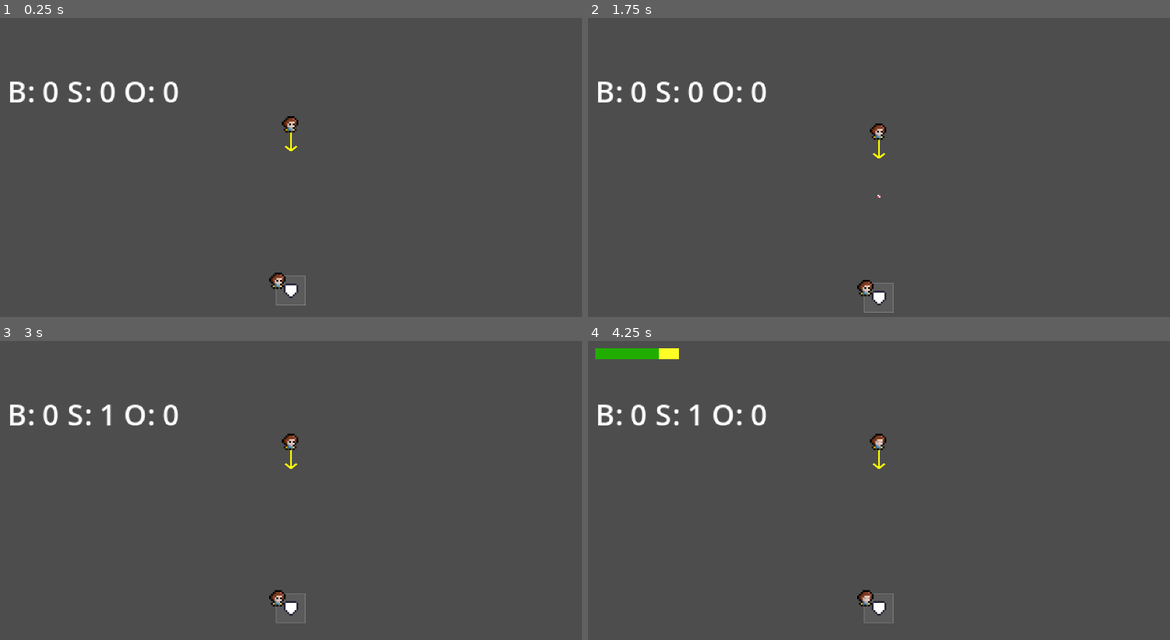
Above: before the commit, frames 1-4 (two rows, left to right).
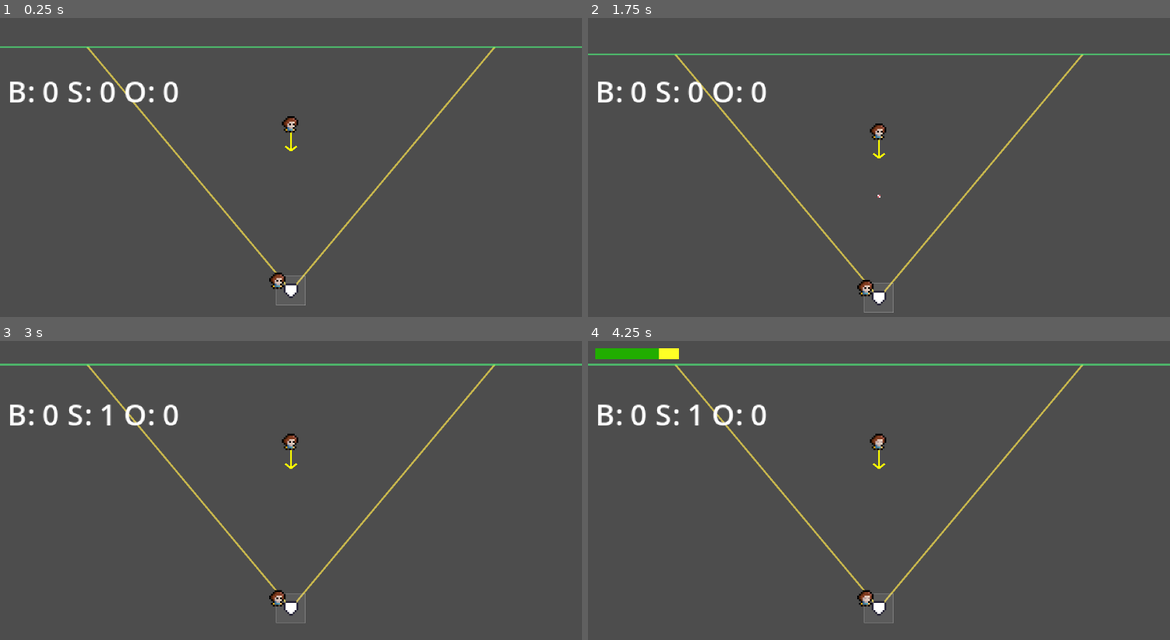
Above: after the commit, the same moments.

Repository: LunchBoxValley/base_quest
Game: Godot game, scene res://scenes/main/main.tscn
Same seed, same stepped clock (60 frames per second), same inputs: the game is played once before the commit and once after it.
Inputs:
- Up to frame 1 (0.25 s): no input
- Up to frame 2 (1.75 s): tap Enter (pitch) at 0.5, 0.6, 1.55 s; tap X (swing) at 0.8, 1.35 s; tap Space at 1.25 s
- Up to frame 3 (3 s): tap Left (aim_left) at 2.1 s; tap X (swing) at 2.3 s; tap Right (aim_right) at 2.85 s
- Up to frame 4 (4.25 s): tap Enter (pitch) at 3.05, 3.6 s; tap X (swing) at 3.8 s

The runs differ from the first frame. In frame 1, 1.2% of the frame differs, in the area x 0-100%, y 9-90%; in frame 2, 1.2%; in frame 3, 1.5%, in the area x 0-100%, y 7-88%; in frame 4, 1.5%.

Commit message:
update 09
working on field  batting, and hud

Diff:
--- a/UI/umpire_hud.gd
+++ b/UI/umpire_hud.gd
@@ -1,8 +1,10 @@
+# res://ui/UmpireHUD.gd
 extends Control
 class_name UmpireHUD
 
 @export var home_plate_path: NodePath
-@export var batter_path: NodePath        # ← NEW: drag your Batter node here
+@export var batter_path: NodePath
+@export var field_path: NodePath                 # NEW: wire to Field (FieldJudge)
 @export var call_flash_time: float = 0.7
 @export var anchor_corner: int = Control.PRESET_TOP_LEFT
 @export var anchor_offset: Vector2 = Vector2(4, 4)
@@ -28,7 +30,8 @@
 
 	lbl_call.text = ""
 	_wire_plate()
-	_wire_batter()  # ← NEW
+	_wire_batter()
+	_wire_field()   # NEW
 	_render()
 
 	if not timer.timeout.is_connected(_on_call_timer_timeout):
@@ -36,9 +39,7 @@
 
 func _wire_plate() -> void:
 	var plate := get_node_or_null(home_plate_path)
-	if plate == null:
-		push_warning("[UmpireHUD] home_plate_path not set.")
-		return
+	if plate == null: return
 	if not plate.called_strike.is_connected(_on_called_strike):
 		plate.called_strike.connect(_on_called_strike)
 	if not plate.called_ball.is_connected(_on_called_ball):
@@ -46,14 +47,30 @@
 
 func _wire_batter() -> void:
 	var bat := get_node_or_null(batter_path)
-	if bat == null:
-		push_warning("[UmpireHUD] batter_path not set (HIT! flash will be skipped).")
-		return
+	if bat == null: return
 	if bat.has_signal("hit") and not bat.hit.is_connected(_on_batter_hit):
 		bat.hit.connect(_on_batter_hit)
 
+func _wire_field() -> void:
+	var field := get_node_or_null(field_path)
+	if field == null: return
+	if field.has_signal("foul_ball") and not field.foul_ball.is_connected(_on_foul_ball):
+		field.foul_ball.connect(_on_foul_ball)
+	if field.has_signal("home_run") and not field.home_run.is_connected(_on_home_run):
+		field.home_run.connect(_on_home_run)
+
 func _on_batter_hit() -> void:
-	_flash_call("HIT!")   # doesn’t change counts; just a hype call
+	_flash_call("HIT!")
+
+func _on_foul_ball() -> void:
+	# Foul = strike unless already 2
+	if strikes < 2:
+		strikes += 1
+		_render()
+	_flash_call("FOUL")
+
+func _on_home_run() -> void:
+	_flash_call("HOME RUN!")
 
 func _on_called_strike() -> void:
 	strikes += 1
--- a/entities/batter/batter.gd
+++ b/entities/batter/batter.gd
@@ -1,23 +1,21 @@
+# res://entities/batter.gd
 extends Node2D
 class_name Batter
 
 signal hit
 
 @export var home_plate_path: NodePath
-@export var swing_window: float = 0.12       # seconds the bat is “hot”
-@export var sweet_spot_phase: float = 0.5    # 0..1 inside the window (0=start, 1=end)
-@export var sweet_width: float = 0.30        # how wide around sweet_spot_phase counts as “good”
+@export var swing_window: float = 0.12
+@export var sweet_spot_phase: float = 0.5
+@export var sweet_width: float = 0.30
 @export var hit_radius_px: float = 8.0
-@export var contact_speed: float = 260.0     # base exit velocity
-@export var timing_side_gain: float = 0.6    # early pulls left, late pushes right
-@export var spray_random: float = 0.15       # extra horizontal spray on bad timing
-
-# Simple “stat” for now; later swap for a real player struct
-@export var power_stat: float = 1.0          # 0.7 (weak) .. 1.3 (slugger)
-
+@export var contact_speed: float = 260.0
+@export var timing_side_gain: float = 0.6
+@export var spray_random: float = 0.15
+@export var power_stat: float = 1.0
 @export var bat_offset: Vector2 = Vector2(0, -2)
 
-@onready var sprite: AnimatedSprite2D= $Sprite
+@onready var sprite: AnimatedSprite2D = $Sprite
 var _plate: Node2D
 var _swing_t: float = 0.0
 var _did_contact: bool = false
@@ -64,39 +62,34 @@
 			break
 
 func _on_contact(ball: Ball, hitpos: Vector2) -> void:
-	# Timing phase inside the swing window: 0=start, 1=end
 	var phase = 1.0 - clamp(_swing_t / max(0.0001, swing_window), 0.0, 1.0)
 	var offset = phase - sweet_spot_phase
 	var norm = clamp(abs(offset) / max(0.0001, sweet_width), 0.0, 1.0)
-	var timing_quality = 1.0 - norm  # 1 = perfect, 0 = terrible
+	var timing_quality = 1.0 - norm
 
-	# Horizontal bias: early (offset<0) pulls left, late pushes right
 	var side_bias = clamp(offset / max(0.0001, sweet_width), -1.0, 1.0) * timing_side_gain
-
-	# Where on the plate we hit also nudges left/right
 	var plate_x := (_plate.global_position.x if is_instance_valid(_plate) else global_position.x)
 	var point_bias = clamp((hitpos.x - plate_x) / 12.0, -1.0, 1.0)
-
-	# Add a bit of random spray if timing is bad
 	var spray = randf_range(-spray_random, spray_random) * (1.0 - timing_quality)
 
 	var dx = clamp(point_bias + side_bias + spray, -1.0, 1.0)
-	var up = lerp(0.6, 1.0, timing_quality)  # bad timing = flatter, perfect = steeper up
+	var up = lerp(0.6, 1.0, timing_quality)
 	var dir := Vector2(dx * 0.6, -up).normalized()
 
-	# Speed scales with timing + power stat
 	var spd = contact_speed * lerp(0.7, 1.3, timing_quality) * clamp(power_stat, 0.5, 1.6)
 	ball.deflect(dir, spd)
-
-	# Let the ball stay around longer on great contact
 	ball.max_travel = max(ball.max_travel, 260.0 + 120.0 * timing_quality * clamp(power_stat, 0.5, 1.6))
 
-	# Juice: tiny camera kick
 	var cam := get_tree().get_first_node_in_group("game_camera")
 	if cam and cam.has_method("kick"):
 		cam.kick(2.0, 0.12)
 
 	hit.emit()
+
+	# NEW: hand the ball to the FieldJudge so it can call FOUL / HR
+	var judge := get_tree().get_first_node_in_group("field_judge")
+	if judge and judge.has_method("track_batted_ball"):
+		judge.track_batted_ball(ball)
 
 func _play_swing_pose() -> void:
 	if sprite:
--- a/scenes/main/camera_2d.gd
+++ b/scenes/main/camera_2d.gd
@@ -3,16 +3,17 @@
 class_name GameCamera
 
 @export var default_target_path: NodePath      # usually ../Entities/Pitcher
+@export var field_path: NodePath               # Field node (with FieldJudge)
 @export var follow_lerp_speed: float = 10.0
 
-# Pre-pitch framing: place pitcher at 1/3 from top, centered X
+# Pre-pitch framing: pitcher 1/3 from top, centered X
 @export var default_x_ratio: float = 0.5
 @export var default_y_ratio: float = 1.0 / 3.0
 
 var _target: Node2D
 var _use_offset: bool = true   # true = offset framing (pitcher), false = center (ball)
 
-# Tiny camera kick (microshake) for juice
+# Tiny camera kick (microshake)
 var _kick_offset := Vector2.ZERO
 var _kick_time := 0.0
 var _kick_len := 0.0
@@ -20,7 +21,18 @@
 func _ready() -> void:
 	enabled = true
 	add_to_group("game_camera")
-	follow_default(true)  # snap to pitcher offset on boot
+	_apply_field_limits()
+	follow_default(true)
+
+func _apply_field_limits() -> void:
+	var field := get_node_or_null(field_path)
+	if field and field.has_method("get_world_bounds"):
+		var r: Rect2 = field.get_world_bounds()
+		limit_left = int(r.position.x)
+		limit_top = int(r.position.y)
+		limit_right = int(r.position.x + r.size.x)
+		limit_bottom = int(r.position.y + r.size.y)
+		limit_smoothed = true
 
 func follow_default(snap: bool = false) -> void:
 	_use_offset = true
@@ -34,7 +46,7 @@
 func follow_target(node: Node2D, snap: bool = false) -> void:
 	if node == null:
 		return
-	_use_offset = false  # center on ball while pitching
+	_use_offset = false  # center on ball while pitching/hit
 	_target = node
 	if snap:
 		global_position = _desired_cam_pos_for(_target.global_position, false)
@@ -50,7 +62,7 @@
 	var desired := _desired_cam_pos_for(_target.global_position, _use_offset)
 	if _kick_time > 0.0:
 		_kick_time -= delta
-		var k = clamp(_kick_time / max(_kick_len, 0.00001), 0.0, 1.0) # ease-out
+		var k = clamp(_kick_time / max(_kick_len, 0.00001), 0.0, 1.0)
 		desired += _kick_offset * k
 
 	var t = clamp(delta * follow_lerp_speed, 0.0, 1.0)
@@ -60,9 +72,8 @@
 
 func _desired_cam_pos_for(tpos: Vector2, use_offset: bool) -> Vector2:
 	if not use_offset:
-		return tpos  # center on target
+		return tpos
 	var vsize := get_viewport_rect().size
 	var vcenter := vsize * 0.5
 	var desired_screen := Vector2(vsize.x * default_x_ratio, vsize.y * default_y_ratio)
-	# screen = (target - camera) + vcenter  => camera = target + vcenter - desired_screen
 	return tpos + (vcenter - desired_screen)
--- /dev/null
+++ b/scenes/main/field.gd
@@ -0,0 +1,104 @@
+# res://scenes/main/field_judge.gd
+extends Node2D
+class_name FieldJudge
+
+signal foul_ball
+signal home_run
+
+@export_group("Layout")
+@export var home_plate_path: NodePath                    # drag your HomePlate
+@export var left_foul_pole: Vector2 = Vector2(48, 16)    # tweak to taste
+@export var right_foul_pole: Vector2 = Vector2(272, 16)
+@export var outfield_wall_y: float = 16.0                # y at the wall (top-ish)
+@export var foul_margin_px: float = 0.0                  # leniency; >0 widens fair
+
+@export_group("World Bounds (camera/kill)")
+@export var world_bounds: Rect2 = Rect2(-48, -32, 416, 256)
+@export var draw_debug: bool = true
+
+var _plate: Node2D
+var _ball: Node2D = null
+var _tracking := false
+
+func _ready() -> void:
+	_plate = get_node_or_null(home_plate_path)
+	add_to_group("field_judge")
+	set_physics_process(true)
+	queue_redraw()
+
+func get_world_bounds() -> Rect2:
+	return world_bounds
+
+func track_batted_ball(ball: Node2D) -> void:
+	_ball = ball
+	_tracking = is_instance_valid(_ball)
+	if _tracking and _ball.has_signal("out_of_play"):
+		_ball.out_of_play.connect(func():
+			_tracking = false
+			_ball = null
+		, CONNECT_ONE_SHOT)
+
+func _physics_process(_delta: float) -> void:
+	if not _tracking or not is_instance_valid(_ball) or _plate == null:
+		return
+
+	var p := _plate.global_position
+	var pos := _ball.global_position
+
+	# Camera limits safety: if ball leaves world bounds, stop tracking
+	if not world_bounds.has_point(pos):
+		_end_tracking()
+		return
+
+	# Compute the x-coordinates of the left/right foul lines at this y
+	var xl := _line_x_at_y(p, left_foul_pole, pos.y)
+	var xr := _line_x_at_y(p, right_foul_pole, pos.y)
+	if xl > xr:
+		var t := xl; xl = xr; xr = t
+
+	xl -= foul_margin_px
+	xr += foul_margin_px
+
+	# Home run: crossed wall y while between the foul lines
+	if pos.y <= outfield_wall_y and pos.x >= xl and pos.x <= xr:
+		emit_signal("home_run")
+		_end_play()
+		return
+
+	# Foul: outside the fair wedge above the plate
+	if pos.x < xl or pos.x > xr:
+		emit_signal("foul_ball")
+		_end_play()
+		return
+
+func _end_play() -> void:
+	# Let camera drift back via GameCamera.follow_default()
+	var cam := get_tree().get_first_node_in_group("game_camera")
+	if cam and cam.has_method("follow_default"):
+		cam.follow_default()
+	_end_tracking()
+
+func _end_tracking() -> void:
+	_tracking = false
+	_ball = null
+
+func _line_x_at_y(a: Vector2, b: Vector2, y: float) -> float:
+	# linear interpolation along a→b for a given y (screen y grows down)
+	var dy := (a.y - b.y)
+	if absf(dy) < 0.0001:
+		return a.x
+	var t := (a.y - y) / dy
+	return a.x + (b.x - a.x) * t
+
+func _draw() -> void:
+	if not draw_debug or _plate == null:
+		return
+	var p := _plate.global_position
+	draw_line(to_local(p), to_local(left_foul_pole), Color(1,0.9,0.3,0.7), 1.0, false)
+	draw_line(to_local(p), to_local(right_foul_pole), Color(1,0.9,0.3,0.7), 1.0, false)
+	# Wall line
+	draw_line(Vector2(world_bounds.position.x, outfield_wall_y) - global_position,
+			  Vector2(world_bounds.position.x + world_bounds.size.x, outfield_wall_y) - global_position,
+			  Color(0.3,1,0.5,0.6), 1.0, false)
+	# World bounds
+	draw_rect(Rect2(world_bounds.position - global_position, world_bounds.size), Color(1,1,1,0.12), false)
--- a/scenes/main/main.tscn
+++ b/scenes/main/main.tscn
@@ -1,5 +1,6 @@
-[gd_scene load_steps=7 format=3 uid="uid://h45lxg1qdbak"]
+[gd_scene load_steps=8 format=3 uid="uid://h45lxg1qdbak"]
 
+[ext_resource type="Script" uid="uid://b014w7kq08rme" path="res://scenes/main/field.gd" id="1_hujxm"]
 [ext_resource type="PackedScene" uid="uid://b3csctfbk3plb" path="res://entities/pitcher/pitcher.tscn" id="1_hyk8p"]
 [ext_resource type="Script" uid="uid://cxwxvil8ox2ja" path="res://scenes/main/camera_2d.gd" id="1_k2fmo"]
 [ext_resource type="PackedScene" uid="uid://u2rstsvds5jn" path="res://entities/homeplate/home_plate.tscn" id="2_k2fmo"]
@@ -9,9 +10,14 @@
 
 [node name="Main" type="Node2D"]
 
+[node name="Field" type="Node2D" parent="."]
+script = ExtResource("1_hujxm")
+home_plate_path = NodePath("../HomePlate")
+
 [node name="Camera2D" type="Camera2D" parent="."]
 script = ExtResource("1_k2fmo")
 default_target_path = NodePath("../Entities/Pitcher")
+field_path = NodePath("../Field")
 
 [node name="HomePlate" parent="." instance=ExtResource("2_k2fmo")]
 position = Vector2(160, 150)
@@ -59,3 +65,4 @@
 grow_vertical = 0
 home_plate_path = NodePath("../../HomePlate")
 batter_path = NodePath("../../Entities/Batter")
+field_path = NodePath("../../Field")
Not shown, added: scenes/main/field.gd.uid
